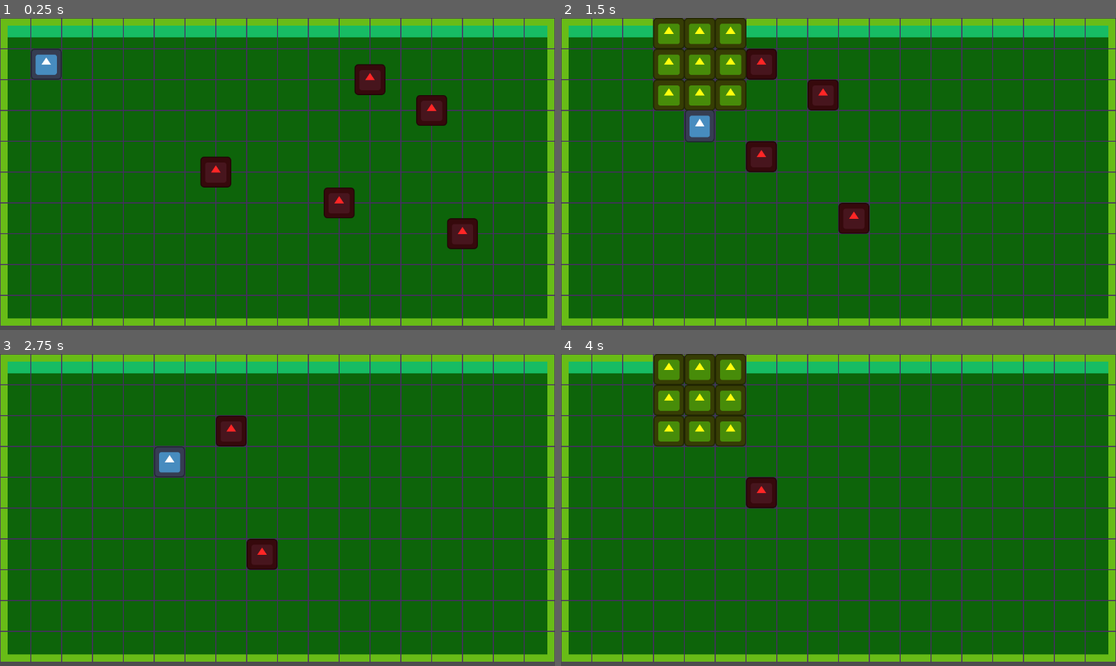
Above: before the commit, frames 1-4 (two rows, left to right).
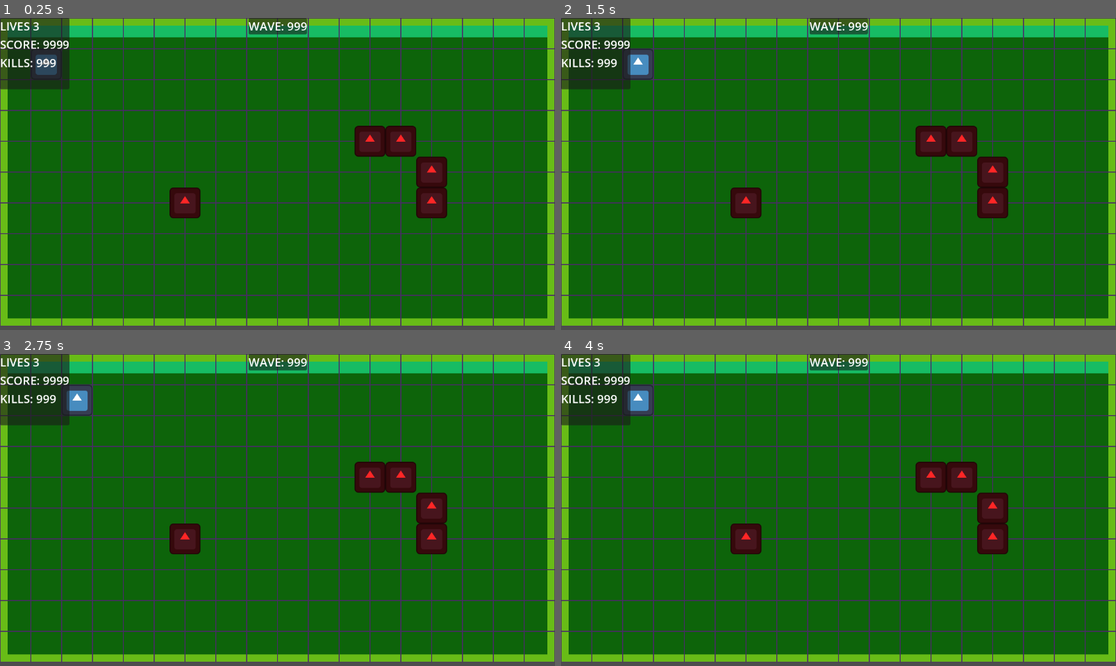
Above: after the commit, the same moments.

Repository: ZayLong/cross-explosion
Game: Godot game, scene res://main.tscn
Two runs of this game, one before a commit and one after it. Both use one fixed random seed, a clock stepped at 60 frames per second and the inputs below. The engine's default icon, where the game draws it, is replaced by a stand-in: a white triangle on a blue panel in a dark square.
Inputs:
- Up to frame 1 (0.25 s): no input
- Up to frame 2 (1.5 s): tap Enter at 0.5 s; hold Right (ui_right) 0.53-1.28 s; tap Space at 1.25 s; hold Down (ui_down) from 1.28 s (still down)
- Up to frame 3 (2.75 s): release Down (ui_down) at 2.03 s; hold Right (ui_right) from 2.03 s (still down)
- Up to frame 4 (4 s): release Right (ui_right) at 2.78 s; hold Up (ui_up) 2.78-3.53 s; tap Enter at 3.5 s; hold Left (ui_left) from 3.53 s (still down)

The runs differ from the first frame. In frame 1, 8.9% of the frame differs, in the area x 0-87%, y 0-75%; in frame 2, 14%, in the area x 0-81%, y 0-70%; in frame 3, 8.2%; in frame 4, 12%.

Commit message:
FIX: Attempt to force order of execution (player, explode,enemy)

Diff:
--- a/enemy_node_2d.tscn
+++ b/enemy_node_2d.tscn
@@ -4,6 +4,7 @@
 [ext_resource type="Texture2D" uid="uid://gcb7u3mw3xin" path="res://icon.svg" id="2_137tg"]
 
 [node name="EnemyNode2D" type="Node2D"]
+z_index = 2
 script = ExtResource("1_lkh6n")
 
 [node name="Sprite2D" type="Sprite2D" parent="."]
--- a/explosion_node_2d.gd
+++ b/explosion_node_2d.gd
@@ -5,10 +5,10 @@
 	_explode_tween()
 
 
-func _explode_tween() -> void:
+func _explode_tween(kill:bool = true) -> void:
 	var _t:Tween = create_tween()
 	_t.tween_property(self.get_child(0),"scale:y",0.5,0.25).from(0.75).set_ease(Tween.EASE_OUT).set_trans(Tween.TRANS_BOUNCE)
 	_t.parallel()
 	_t.tween_property(self.get_child(0),"scale:x",0.5,0.5).from(0.25).set_ease(Tween.EASE_OUT).set_trans(Tween.TRANS_ELASTIC)
 	await _t.finished
-	queue_free()
+	if kill: queue_free()
--- a/main.tscn
+++ b/main.tscn
@@ -366,6 +366,12 @@
 custom_data_layer_1/type = 24
 sources/3 = SubResource("TileSetAtlasSource_pjxbp")
 
+[sub_resource type="LabelSettings" id="LabelSettings_n5msy"]
+font_size = 24
+
+[sub_resource type="LabelSettings" id="LabelSettings_m4h3m"]
+font_size = 24
+
 [node name="Node2D" type="Node2D"]
 
 [node name="TileMapLayer" type="TileMapLayer" parent="."]
@@ -377,6 +383,7 @@
 enemy_node = ExtResource("6_gc3m5")
 
 [node name="PlayerNode2D" type="Node2D" parent="TileMapLayer"]
+z_index = 2
 position = Vector2(64, 64)
 script = ExtResource("3_up05d")
 explosion_node = ExtResource("3_uk2aq")
@@ -385,3 +392,57 @@
 scale = Vector2(0.5, 0.5)
 texture = ExtResource("2_nkf42")
 metadata/_edit_lock_ = true
+
+[node name="CanvasLayer" type="CanvasLayer" parent="."]
+
+[node name="PanelContainer" type="PanelContainer" parent="CanvasLayer"]
+offset_right = 144.0
+offset_bottom = 148.0
+
+[node name="VBoxContainer" type="VBoxContainer" parent="CanvasLayer/PanelContainer"]
+layout_mode = 2
+
+[node name="LivesLabel" type="Label" parent="CanvasLayer/PanelContainer/VBoxContainer"]
+layout_mode = 2
+text = "LIVES 3"
+label_settings = SubResource("LabelSettings_n5msy")
+
+[node name="ScoreLabel" type="Label" parent="CanvasLayer/PanelContainer/VBoxContainer"]
+layout_mode = 2
+text = "SCORE: 9999"
+label_settings = SubResource("LabelSettings_m4h3m")
+
+[node name="KillsLabel" type="Label" parent="CanvasLayer/PanelContainer/VBoxContainer"]
+layout_mode = 2
+text = "KILLS: 999"
+label_settings = SubResource("LabelSettings_m4h3m")
+
+[node name="Label" type="Label" parent="CanvasLayer/PanelContainer/VBoxContainer"]
+layout_mode = 2
+label_settings = SubResource("LabelSettings_m4h3m")
+
+[node name="PanelContainer2" type="PanelContainer" parent="CanvasLayer"]
+anchors_preset = 5
+anchor_left = 0.5
+anchor_right = 0.5
+offset_left = -60.5
+offset_right = 60.5
+offset_bottom = 34.0
+grow_horizontal = 2
+size_flags_horizontal = 6
+size_flags_vertical = 4
+
+[node name="Label" type="Label" parent="CanvasLayer/PanelContainer2"]
+layout_mode = 2
+text = "WAVE: 999"
+label_settings = SubResource("LabelSettings_n5msy")
+horizontal_alignment = 1
+vertical_alignment = 1
+
+[node name="HBoxContainer" type="HBoxContainer" parent="CanvasLayer"]
+anchors_preset = 10
+anchor_right = 1.0
+offset_bottom = 148.0
+grow_horizontal = 2
+size_flags_horizontal = 3
+alignment = 1
--- a/tile_map_layer.gd
+++ b/tile_map_layer.gd
@@ -2,6 +2,7 @@
 
 signal move_response(_new_position:Vector2, _requester:Node2D)
 signal took_damage()
+signal eval_done
 enum ExplosionPattern {CROSS, SQUARE, DIAMOND, PATCH}
 
 @export var explosion_node:PackedScene
@@ -9,6 +10,8 @@
 @export var starting_position:Vector2i = Vector2i.ONE
 
 var player:Node2D
+var lives:int = 3
+var score:int = 0
 var grid_nodes:Dictionary
 var virtual_tile_map:Dictionary
 var explosion_interval:int = 3
@@ -16,7 +19,11 @@
 var enemy_count:int = 5
 var turns:int = 0
 var is_exploding:bool = false
+var whos_turn:String = "PLAYER" ## PLAYER | ENEMY | EXPLOSION?
+var is_processing_turn:bool = false
 func _ready() -> void:
+	var my_seed:int = "Godot Rocks".hash()
+	seed(my_seed)
 	for cell in self.get_used_cells():
 		virtual_tile_map[cell] = {
 			"grid_node": null,
@@ -41,25 +48,33 @@
 
 ## Evaluate whether or not the requester can move and to where.
 func _on_move_request(_direction:Vector2i, _node:Node2D):
+	if is_processing_turn: return
 	var center_coord:Vector2i = self.local_to_map(_node.position)
 	var new_center_coord:Vector2i = center_coord + _direction
 	if _is_tile_valid(new_center_coord) == false: return
-
+	is_processing_turn = true
 	virtual_tile_map[new_center_coord] = virtual_tile_map[center_coord].duplicate()
 	virtual_tile_map[center_coord].grid_node = null
 	move_response.emit(self.map_to_local(new_center_coord), _node)
-
-	_move_enemies()
+	print("TRACE_1")
+	await _evaluate_explosion(new_center_coord)
+	print("TRACE_3")
+	await _move_enemies()
+	print("TRACE_4")
 	## Everyone has finished moving, now lets EXPLODE (maybe)
-	_evaluate_explosion(new_center_coord)
-
-
-
-func _evaluate_explosion(_center_coord:Vector2i, _pattern:ExplosionPattern = ExplosionPattern.SQUARE, _explosion_range:int = 3) -> void:
+	is_processing_turn = false
+
+
+
+func _evaluate_explosion(_center_coord:Vector2i, _pattern:ExplosionPattern = ExplosionPattern.SQUARE, _explosion_range:int = 3) -> Signal:
 	is_exploding = true
 	virtual_tile_map[_center_coord].explosion_interval -= 1
-	if virtual_tile_map[_center_coord].explosion_interval > 0: return
+	if virtual_tile_map[_center_coord].explosion_interval > 0:
+		print("RETURN EVAL")
+		is_exploding = false
+		return eval_done
 	_explosion_range = _explosion_range if _explosion_range % 2 != 0 else _explosion_range + 1 # make sure it's fairly odd!
+
 	var offset:Vector2i = Vector2i.ONE * ( _explosion_range - 1 ) / 2
 	for r in _explosion_range if _explosion_range % 2 != 0 else _explosion_range + 1:
 		for c in _explosion_range:
@@ -67,16 +82,21 @@
 			if _pattern == ExplosionPattern.PATCH: if (r + c) % 2 == 0: continue ## This makes a cool patchwork kind of pattern!
 			if _pattern == ExplosionPattern.CROSS: if cell.x != _center_coord.x && cell.y != _center_coord.y: continue ## This will make a cross pattern
 			if _pattern == ExplosionPattern.DIAMOND: if abs(r - ((_explosion_range - 1)/2)) + abs(c - ((_explosion_range - 1)/2)) > ((_explosion_range - 1)/2): continue ## this makes a diamond pattern!
-			_instance_explosion(cell)
-			_hurt_enemies(cell)
+			await _instance_explosion(cell)
+			await _hurt_enemies(cell)
 	virtual_tile_map[_center_coord].explosion_interval = explosion_interval
 	is_exploding = false
+	print("EVAL")
+	return eval_done
+
 
 
 func _hurt_enemies(cell) -> void:
 	if virtual_tile_map.has(cell) == false: return
 	if virtual_tile_map[cell].grid_node == null: return
 	if virtual_tile_map[cell].grid_node.is_in_group("Enemies") == false: return
+	## await grid_node.hurt_animation
+	await get_tree().create_timer(0.1).timeout # emulate hurt animation
 	virtual_tile_map[cell].grid_node.queue_free()
 
 
@@ -85,6 +105,7 @@
 	var instance = explosion_node.instantiate()
 	instance.position = map_to_local(cell)
 	add_child(instance)
+	#await instance.explode_tween(true)
 
 
 ## ENEMY MOVEMENT
@@ -98,6 +119,7 @@
 	if astar_grid.is_dirty(): astar_grid.update()
 	for cell in self.get_used_cells():
 		var tile_data:TileData = self.get_cell_tile_data(cell)
+		#if _is_tile_valid(cell) == false: astar_grid.set_point_solid(cell, true)
 		if tile_data.get_custom_data('is_wall') == true:
 			astar_grid.set_point_solid(cell, true)
 
@@ -106,8 +128,14 @@
 func _explode_enemies() -> void:
 	pass
 
-
-func _sort_by_distance(a:Node2D, b:Node2D):
+func _sort_by_real_distance(a:Node2D,b:Node2D) -> bool:
+
+	if a.position.distance_to(player.position) < b.position.distance_to(player.position):
+		return true
+	else:
+		return false
+
+func _sort_by_grid_distance(a:Node2D, b:Node2D) -> bool:
 	var player_tile:Vector2i = local_to_map(player.position)
 	var a_tile:Vector2i = a.position
 	var b_tile:Vector2i = b.position
@@ -122,18 +150,24 @@
 
 
 func _move_enemies() -> void:
+	_astar_grid_setup()
+	print("MOVE")
 	var enemies:Array[Node] = get_tree().get_nodes_in_group("Enemies")
-	enemies.sort_custom(_sort_by_distance) ## enemies move in the order of closest to farthest from the player
+	enemies.sort_custom(_sort_by_real_distance) ## enemies move in the order of closest to farthest from the player
+
 	for enemy in enemies:
 		var our_pos:Vector2i = self.local_to_map(enemy.position)
 		var player_position:Vector2i = self.local_to_map(player.position)
 		var movement_points = astar_grid.get_point_path(our_pos, player_position)
+		if movement_points.size() < 2: return
 		var new_center_coord:Vector2i = local_to_map(movement_points[1])
 
 		if _is_tile_valid(new_center_coord) == false: return
 		if movement_points.size() > 1: enemy.global_position = movement_points[1]
 		virtual_tile_map[new_center_coord] = virtual_tile_map[our_pos].duplicate()
 		virtual_tile_map[our_pos].grid_node = null
+		await get_tree().create_timer(0.1).timeout
+	print("MOVE END")
 
 
 func _get_random_tile_away_from(target_pos: Vector2, min_distance:int = 8) -> Vector2:
@@ -148,8 +182,9 @@
 		if _is_tile_valid(tile) == false: continue
 		valid_tiles.append(tile)
 	if valid_tiles.size() > 0:
-		var selected_tile:Vector2i = valid_tiles[randi() % valid_tiles.size()]
-
+		var index:int = randi() % valid_tiles.size()
+		var selected_tile:Vector2i = valid_tiles[index]
+		valid_tiles.pop_at(index)
 		return selected_tile
 	else:
 		return -Vector2i.ONE
Not shown: 1 places in main.tscn that only renumber resources
